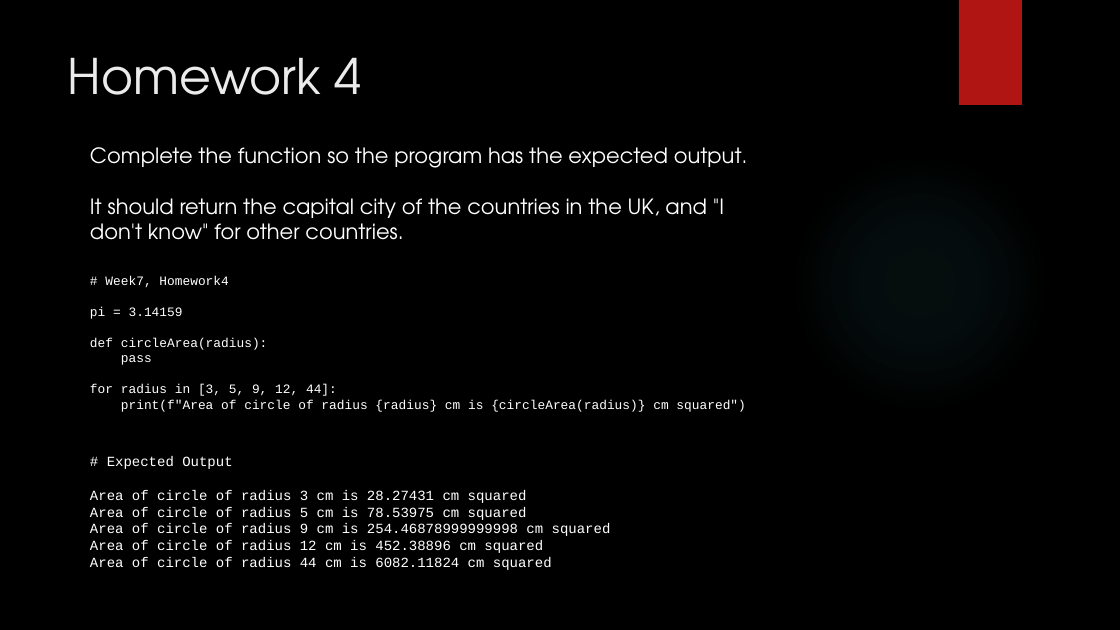
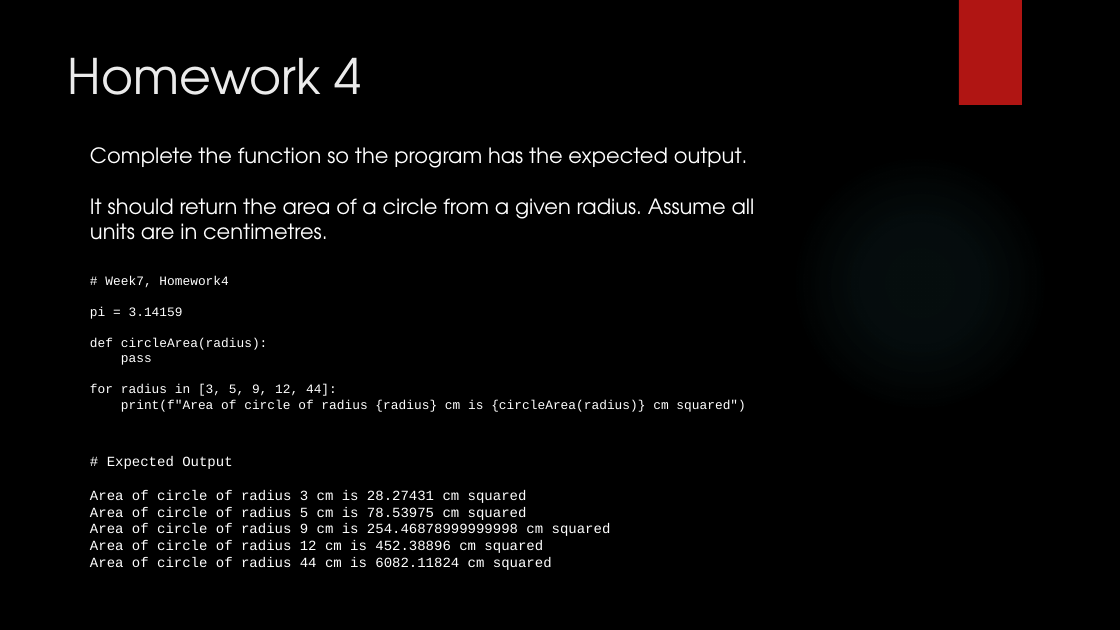
Before and after one commit to davidgroves/DGM_Tutorials, a slide deck: slide 26 of week7/week7.pptx. Drawn at 1120x630 pixels with LibreOffice and Linux fonts; fonts in the diff are those of the drawing; background and template pictures are left out. Boxes give left, top, right and bottom in pixels: in the first picture for what was removed or moved away, otherwise in the second. Text is boxed around its words. In the diff, an @@ line names an element or a change of style, - is before the commit and + after.

Commit message:
Fixed homework examples.

```diff
--- a/week7/week7.pptx
+++ b/week7/week7.pptx
@@ text at box(90, 198, 755, 240): text changed @@
-It should return the capital city of the countries in the UK, and "I don't know" for other countries.
+It should return the area of a circle from a given radius. Assume all units are in centimetres.
```
Also in this commit, not shown: 1 other slide changed.
